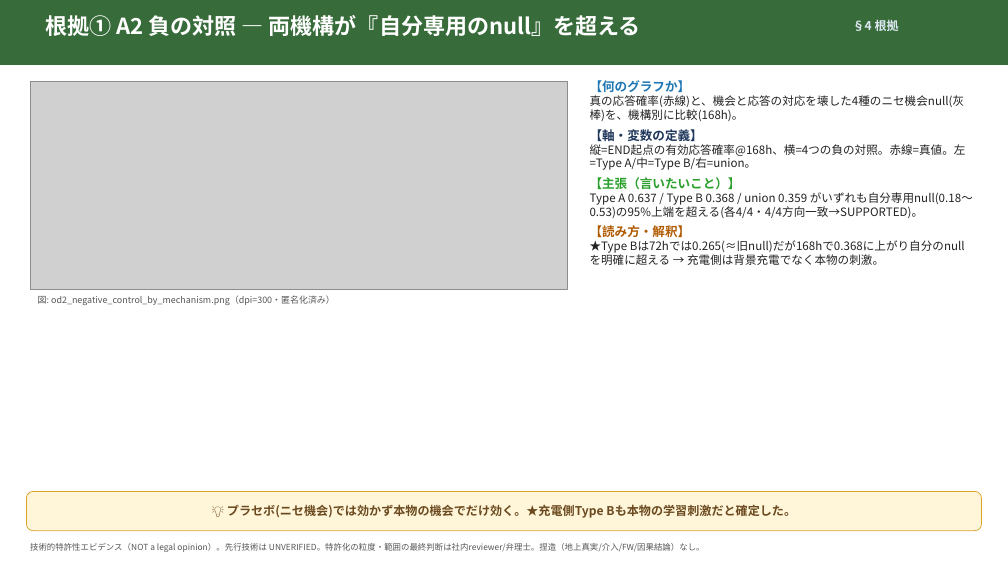
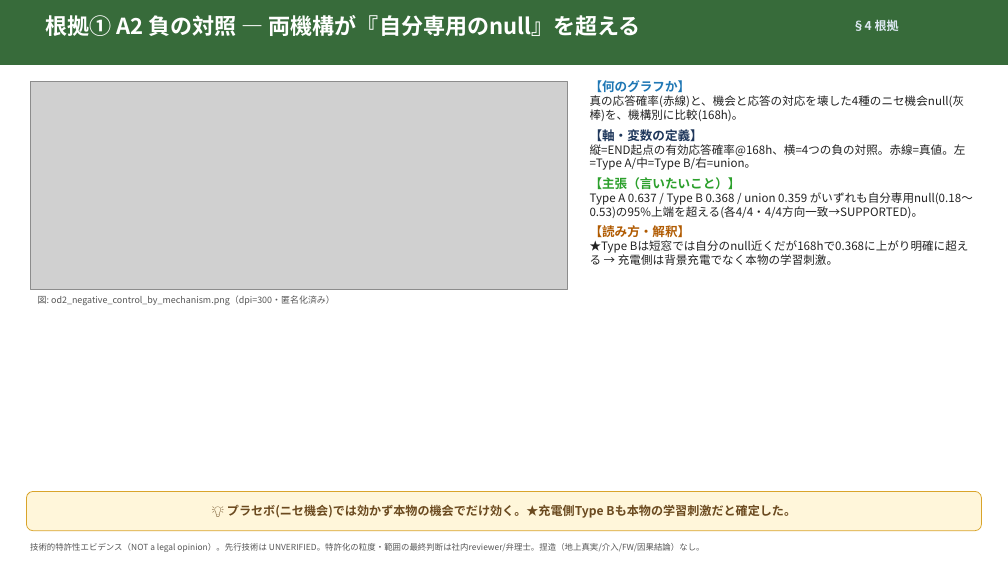
Before and after one commit to naja-hubble/battery-usage-ai, a slide deck: slide 22 of data/reports/fcc_patent_summary_slides_v5_od2.pptx (slide 19 before the commit). Drawn at 1008x567 pixels with LibreOffice and Linux fonts; fonts in the diff are those of the drawing; grey boxes stand for pictures. Boxes give left, top, right and bottom in pixels: in the first picture for what was removed or moved away, otherwise in the second. Text is boxed around its words. In the diff, an @@ line names an element or a change of style, - is before the commit and + after.

```diff
--- a/data/reports/fcc_patent_summary_slides_v5_od2.pptx
+++ b/data/reports/fcc_patent_summary_slides_v5_od2.pptx
@@ text at [590, 240, 969, 265]: text changed @@
-★Type Bは72hでは0.265(≈旧null)だが168hで0.368に上がり自分のnullを明確に超える → 充電側は背景充電でなく本物の刺激。
+★Type Bは短窓では自分のnull近くだが168hで0.368に上がり明確に超える → 充電側は背景充電でなく本物の学習刺激。
```
Also in this commit, not shown: 26 other slides changed, 6 slides added, 12 other files.
